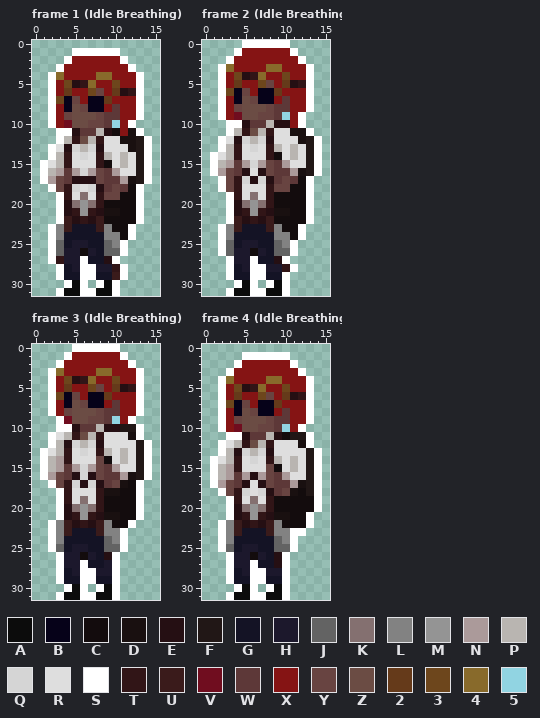
Pixel-art file, stored at Assets/Sprites/Player.aseprite. The picture above was drawn from the file before the commit.
16x32 pixels, 7 frames. Shown: frame 1 (Idle Breathing), frame 2 (Idle Breathing), frame 3 (Idle Breathing), frame 4 (Idle Breathing). The commit also changed other frames, which this record leaves out.
Palette (. is transparent): A #0c0c0c  B #060219  C #130c0d  D #191010  E #250f13  F #211716  G #141325  H #1c182c  J #636363  K #847070  L #828282  M #949494  N #ab9a9a  P #b9b5b1  Q #d5d5d5  R #dedede  S #ffffff  T #311517  U #3a1b1b  V #700d1f  W #5d3838  X #851414  Y #684441  Z #6b4c44  2 #653a1a  3 #6d461c  4 #886a2b  5 #91d4e2
And afterwards:
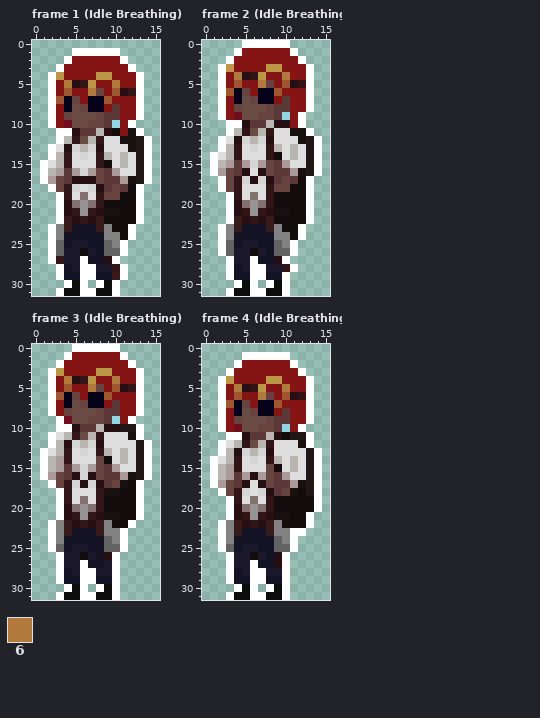
Colours new in this view: 6 #b27b3d
Difference:
Colour 2 changes from #653a1a to #9e5730.
Colour 4 changes from #886a2b to #bd9747.
Frame 1 (Idle Breathing), layer "Layer 9":
The author changed colour 3 to colour 2 in row 7 at x 3.
The author changed colour 3 to colour 6 in row 5 at x 4 and 10; in row 6 at x 7.
Frame 2 (Idle Breathing), layer "Layer 9":
The author changed colour 3 to colour 2 in row 6 at x 3.
The author changed colour 3 to colour 6 in row 4 at x 4 and 10; in row 5 at x 7.
Frame 3 (Idle Breathing), layer "Layer 9": the same change as frame 2 (Idle Breathing)
Frame 4 (Idle Breathing), layer "Layer 9": the same change as frame 1 (Idle Breathing)
Boxes around the changes in both pictures, in picture pixels (x1, y1, x2, y2):
changed: (56, 72, 120, 104)
changed: (226, 64, 290, 96)
changed: (56, 368, 120, 400)
changed: (226, 376, 290, 408)
